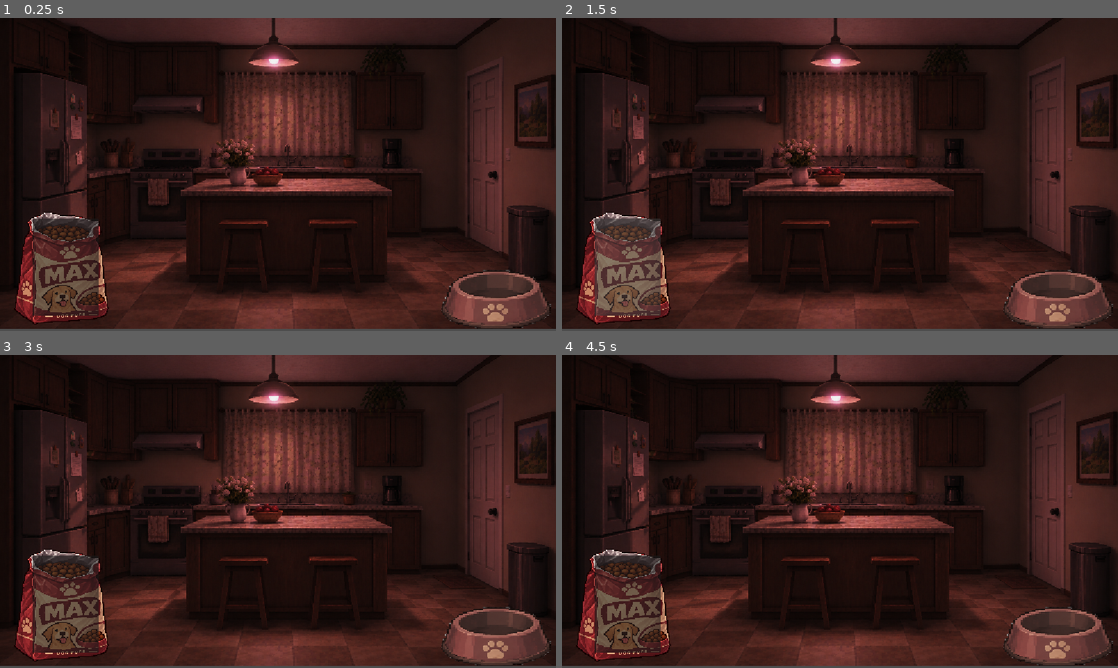
Above: before the commit, frames 1-4 (two rows, left to right).
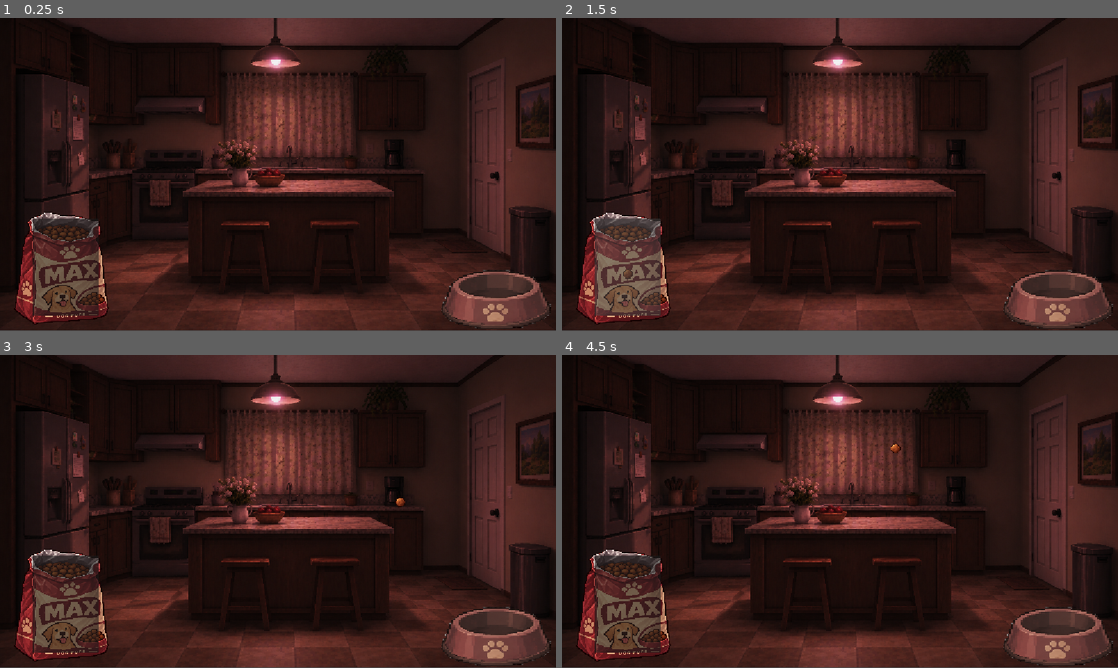
Above: after the commit, the same moments.

Repository: dapper-duck0/DogGameNGL
Game: Godot game, scene res://Scenes/FeedTheStorm.tscn
Same seed, same stepped clock (60 frames per second), same inputs: the game is played once before the commit and once after it. This scene is started directly instead of the project's main scene.
Inputs (mouse positions are in pixels of both pictures, inside the frame that each line leads up to):
- Up to frame 1 (0.25 s): no input
- Up to frame 2 (1.5 s): click (628, 268) at 0.5 s; click (628, 268) at 1.25 s
- Up to frame 3 (3 s): click (66, 605) at 2 s; tap Enter at 2.75 s; move the mouse to (400, 495) at 2.77 s; click (400, 495) at 2.92 s
- Up to frame 4 (4.5 s): drag from (728, 527) to (812, 574) at 3.52 s; tap Space at 4.25 s; move the mouse to (895, 442) at 4.27 s; click (895, 442) at 4.42 s

The runs differ from the first frame. In frame 1, 5.9% of the frame differs, in the area x 0-100%, y 0-100%; in frame 2, 6.0%; in frame 3, 6.0%; in frame 4, 6.0%.

Commit message:
fish

Diff:
--- a/newGameProject/Assets/Scripts/ClickMe.gd
+++ b/newGameProject/Assets/Scripts/ClickMe.gd
@@ -11,9 +11,3 @@
 func _heldChangeFalse() -> void:
 	isHeld = false
 # Called every frame. 'delta' is the elapsed time since the previous frame.
-func _process(delta: float) -> void:
-
-	if isHeld == true:
-		print("HOLD")
-	else:
-		print("Drop")
--- a/newGameProject/Assets/Scripts/food.gd
+++ b/newGameProject/Assets/Scripts/food.gd
@@ -1,11 +1,11 @@
 extends RigidBody2D
 
+@export var Buttons: Node
 
-# Called when the node enters the scene tree for the first time.
-func _ready() -> void:
-	pass # Replace with function body.
-
-
-# Called every frame. 'delta' is the elapsed time since the previous frame.
 func _process(delta: float) -> void:
-	pass
+	if Buttons.isHeld:
+		var rid := get_rid()
+		var pos := get_global_mouse_position()
+		PhysicsServer2D.body_set_state(rid, PhysicsServer2D.BODY_STATE_TRANSFORM, Transform2D(global_rotation, pos))
+		PhysicsServer2D.body_set_state(rid, PhysicsServer2D.BODY_STATE_LINEAR_VELOCITY, Vector2.ZERO)
+		PhysicsServer2D.body_set_state(rid, PhysicsServer2D.BODY_STATE_ANGULAR_VELOCITY, 0.0)
--- /dev/null
+++ b/newGameProject/Assets/Scripts/returnFood.gd
@@ -0,0 +1,12 @@
+extends RigidBody2D
+
+
+# Called when the node enters the scene tree for the first time.
+func _ready() -> void:
+	pass # Replace with function body.
+@export var food: Node
+func body_entered() -> void:
+	print("Food Entered")
+# Called every frame. 'delta' is the elapsed time since the previous frame.
+func _process(delta: float) -> void:
+	pass
--- a/newGameProject/Scenes/FeedTheStorm.tscn
+++ b/newGameProject/Scenes/FeedTheStorm.tscn
@@ -3,17 +3,22 @@
 [ext_resource type="Texture2D" uid="uid://8h5cpy5kxdqw" path="res://Background/Ominous Magenta Kitchen at Night.png" id="1_1t455"]
 [ext_resource type="Texture2D" uid="uid://c3feyf3kr3l6x" path="res://Assets/DogBowls/empty_dog_bowl_transparent.png" id="2_e88qu"]
 [ext_resource type="Script" uid="uid://b82osgvm0wedp" path="res://Assets/Scripts/FeedingScript.gd" id="3_juyli"]
+[ext_resource type="Script" uid="uid://d37rxkdaug1nf" path="res://Assets/Scripts/returnFood.gd" id="4_cpc1e"]
 [ext_resource type="Texture2D" uid="uid://b0dro27mnd02i" path="res://Assets/DogBowls/Pixel-Art MAX Dog Food Bag.png" id="4_e88qu"]
 [ext_resource type="Texture2D" uid="uid://dlwpb3ix4ls4e" path="res://Assets/DogBowls/Pixel-Art Brown Kibble Pellet.png" id="5_p4182"]
 [ext_resource type="Script" uid="uid://dhlrn3dnmniaj" path="res://Assets/Scripts/food.gd" id="6_a6qcy"]
 [ext_resource type="Script" uid="uid://0pyx3dgsep5g" path="res://Assets/Scripts/ClickMe.gd" id="7_a6qcy"]
 
+[sub_resource type="RectangleShape2D" id="RectangleShape2D_a6qcy"]
+size = Vector2(140, 20)
+
 [sub_resource type="CircleShape2D" id="CircleShape2D_gyvws"]
+radius = 11.045361
 
 [node name="Node2D" type="Node2D" unique_id=1479693001]
 
 [node name="OminousMagentaKitchenAtNight" type="Sprite2D" parent="." unique_id=1185874664]
-position = Vector2(574, 321)
+position = Vector2(578, 323)
 scale = Vector2(0.69180125, 0.6865037)
 texture = ExtResource("1_1t455")
 
@@ -23,23 +28,33 @@
 texture = ExtResource("2_e88qu")
 script = ExtResource("3_juyli")
 
+[node name="RigidBody2D2" type="RigidBody2D" parent="EmptyDogBowlTransparent" unique_id=90897080 node_paths=PackedStringArray("food")]
+visible = false
+position = Vector2(-214.06372, -90.278564)
+scale = Vector2(2.8541842, 3.343653)
+script = ExtResource("4_cpc1e")
+food = NodePath("../../RigidBody2D")
+
+[node name="CollisionShape2D" type="CollisionShape2D" parent="EmptyDogBowlTransparent/RigidBody2D2" unique_id=1806162793]
+position = Vector2(62, 12)
+shape = SubResource("RectangleShape2D_a6qcy")
+
 [node name="PixelArtMaxDogFoodBag" type="Sprite2D" parent="." unique_id=484456259]
 position = Vector2(126, 509)
 scale = Vector2(0.20117188, 0.17708333)
 texture = ExtResource("4_e88qu")
 
-[node name="RigidBody2D" type="RigidBody2D" parent="." unique_id=1279635315]
-position = Vector2(273.875, -102.62494)
+[node name="RigidBody2D" type="RigidBody2D" parent="." unique_id=1279635315 node_paths=PackedStringArray("Buttons")]
+position = Vector2(-50, -102.625)
 scale = Vector2(1, 0.99999994)
 freeze_mode = 1
 script = ExtResource("6_a6qcy")
+Buttons = NodePath("../Button")
 
 [node name="CollisionShape2D" type="CollisionShape2D" parent="RigidBody2D" unique_id=1543290153]
-position = Vector2(-317.875, 444.62497)
 shape = SubResource("CircleShape2D_gyvws")
 
 [node name="PixelArtBrownKibblePellet" type="Sprite2D" parent="RigidBody2D/CollisionShape2D" unique_id=207897355]
-position = Vector2(-3.0517578e-05, 0)
 scale = Vector2(0.03462442, 0.033536553)
 texture = ExtResource("5_p4182")
 
Not shown, added: newGameProject/Assets/Scripts/returnFood.gd.uid
